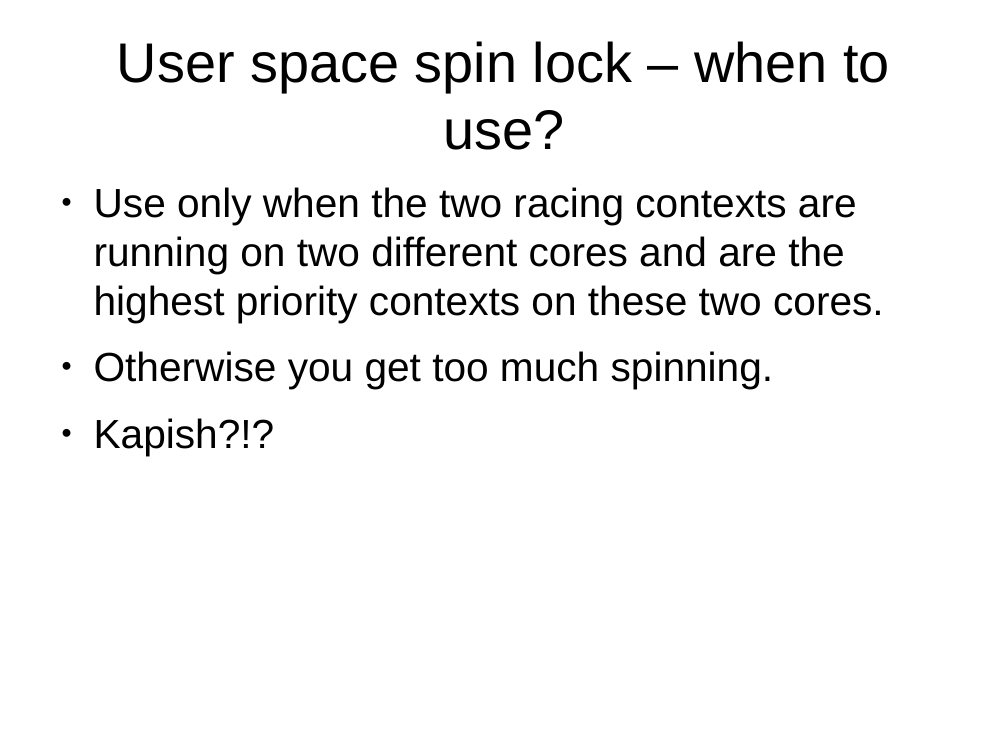
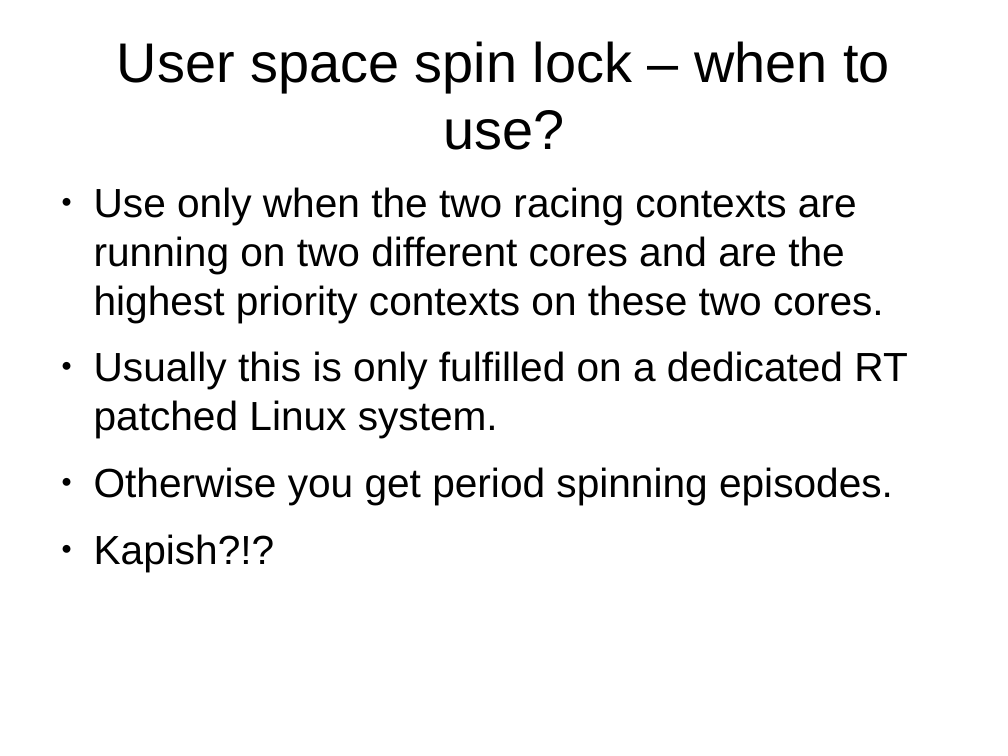
Before and after one commit to kalmuthu/slides, a slide deck: slide 11 of odp/linux/locking.odp (slide 9 before the commit). Drawn at 1008x756 pixels with LibreOffice and Linux fonts; fonts in the diff are those of the drawing. Boxes give left, top, right and bottom in pixels: in the first picture for what was removed or moved away, otherwise in the second. Text is boxed around its words. In the diff, an @@ line names an element or a change of style, - is before the commit and + after.

```diff
--- a/odp/linux/locking.odp
+++ b/odp/linux/locking.odp
@@ text at box(94, 351, 907, 505): text changed @@
-● Otherwise you get too much spinning.
+● Usually this is only fulfilled on a dedicated RT patched Linux system.
+● Otherwise you get period spinning episodes.
```
Also in this commit, not shown: 6 other slides changed, 17 slides added.
